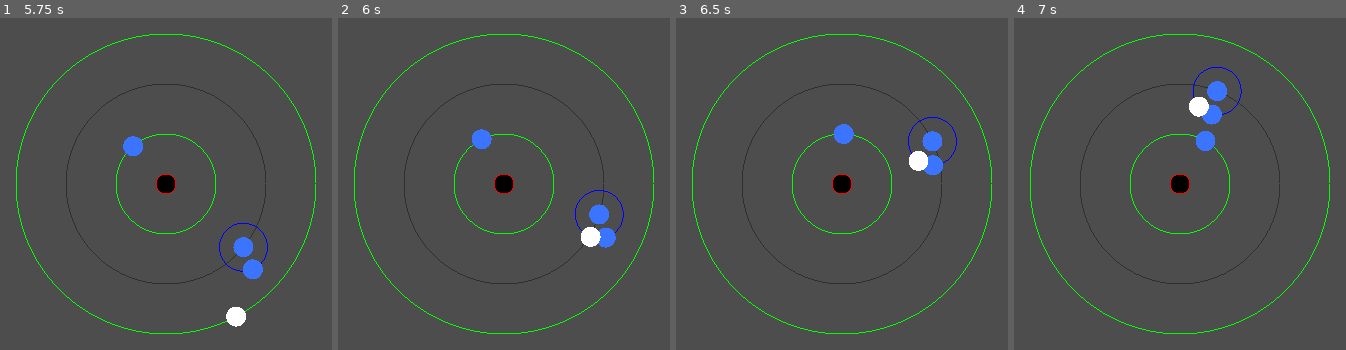
Above: before the commit, frames 1-4 (left to right).
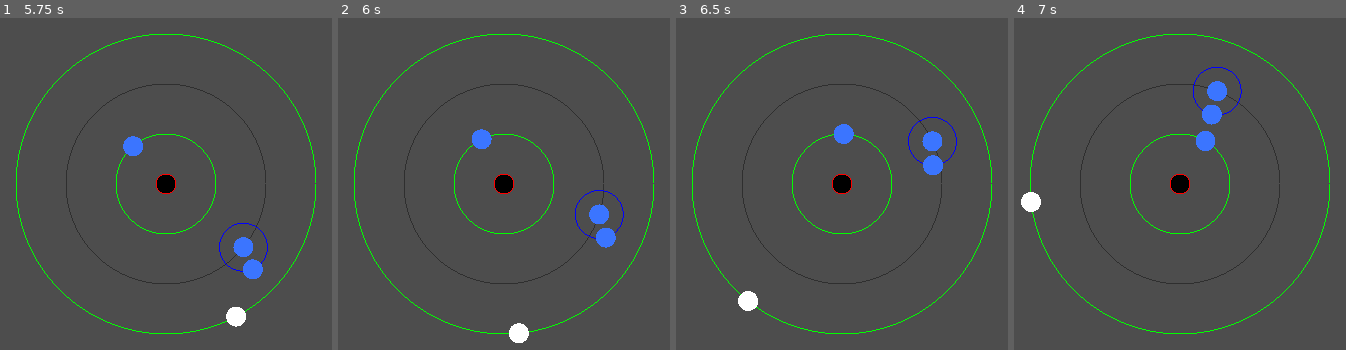
Above: after the commit, the same moments.

Repository: gazzythehag/GameJam2025
Game: Godot game, scene res://scenes/testlevel.tscn
Same seed, same stepped clock (60 frames per second), same inputs: the game is played once before the commit and once after it.
Inputs:
- Up to frame 1 (5.75 s): hold Up (ui_up) 0.53-1.28 s; hold Down (ui_down) 1.28-2.03 s; hold Up (ui_up) 2.03-3.53 s; hold Down (ui_down) from 3.53 s (still down)
- Up to frame 2 (6 s): release Down (ui_down) at 5.78 s; hold Up (ui_up) from 5.78 s (still down)
- Up to frame 3 (6.5 s): keep holding Up (ui_up)
- Up to frame 4 (7 s): keep holding Up (ui_up)

Frame 1 is identical in both runs. In frame 2, 0.6% of the frame differs, in the area x 51-80%, y 62-98%; in frame 3, 0.6%; in frame 4, 0.6%.

Commit message:
Modified jump script

Diff:
--- a/scenes/testlevel.tscn
+++ b/scenes/testlevel.tscn
@@ -52,4 +52,5 @@
 
 [node name="Player" parent="sun/orbit3" instance=ExtResource("3_5bim7")]
 position = Vector2(3.9299, -149.949)
+max_distance = 30.0
 loop_progress = 168.101
--- a/scenes/testscene.tscn
+++ b/scenes/testscene.tscn
@@ -12,7 +12,6 @@
 [node name="orbit" parent="moon_center" instance=ExtResource("2_vhqwi")]
 angular_speed = 1.0
 ellipse_a = 2.0
-ellipse_b = 1.0
 ellipse_h = 1.0
 mode = 2
 
@@ -22,8 +21,6 @@
 [node name="orbit2" parent="moon_center/orbit/moon_center" instance=ExtResource("2_vhqwi")]
 orbit_radius = 45
 angular_speed = 1.0
-ellipse_a = 1.0
-ellipse_b = 1.0
 mode = 1
 
 [node name="moon_center" parent="moon_center/orbit/moon_center/orbit2" instance=ExtResource("1_qj3mv")]
@@ -34,7 +31,6 @@
 orbit_colour = Color(0.811765, 0, 0, 1)
 angular_speed = 1.0
 ellipse_a = 0.5
-ellipse_b = 1.0
 mode = 1
 
 [node name="moon_center" parent="moon_center/orbit3" instance=ExtResource("1_qj3mv")]
@@ -42,4 +38,4 @@
 
 [node name="Player" parent="moon_center/orbit3" instance=ExtResource("3_xjd0h")]
 position = Vector2(82.4732, -154.348)
-max_distance = 70.0
+max_distance = 10.0
--- a/scripts/moon.gd
+++ b/scripts/moon.gd
@@ -37,6 +37,6 @@
 
 func is_player_too_close() -> bool:
 	var player_distance = global_position.distance_to(player.global_position)
-	print(player_distance)
+	#print(player_distance)
 	if player_distance <= player.radius + radius: return true
 	else: return false
--- a/scripts/player.gd
+++ b/scripts/player.gd
@@ -45,7 +45,6 @@
 		if ring != get_parent():
 			#var distance = abs((ring.global_position - global_position).length() - ring.orbit_radius)
 			var distance: float = abs((ring.get_closest_pos(global_position) - global_position).length())
-			print(ring.name + "distance from player is " + str(distance))
 			if distance < closest and distance < max_distance:
 				if is_ring_valid(inward, ring):
 					closest = distance
@@ -53,9 +52,21 @@
 	return closest_ring
 
 func is_ring_valid(inward: bool, target: Object) -> bool:
-	var parent_ring_index: int = rings_in_level.find(get_parent())
-	for i in rings_in_level.size():
-		if rings_in_level[i] == target:
-			if i < parent_ring_index and inward: return true
-			elif i > parent_ring_index and !inward: return true
-	return false
+	var dist_to_ring: float = (target.get_closest_pos(global_position) - Vector2(400,400)).length()
+	var dist_to_player: float = (global_position - Vector2(400,400)).length()
+
+	if dist_to_player > dist_to_ring and inward:
+		return true
+	elif dist_to_player < dist_to_ring and !inward:
+		return true
+	else:
+		return false
+
+
+#func is_ring_valid(inward: bool, target: Object) -> bool:
+#	var parent_ring_index: int = rings_in_level.find(get_parent())
+#	for i in rings_in_level.size():
+#		if rings_in_level[i] == target:
+#			if i < parent_ring_index and inward: return true
+#			elif i > parent_ring_index and !inward: return true
+#	return false
Not shown, changed: TODO.txt
Not shown: 1 places in scenes/testlevel.tscn that only renumber resources
